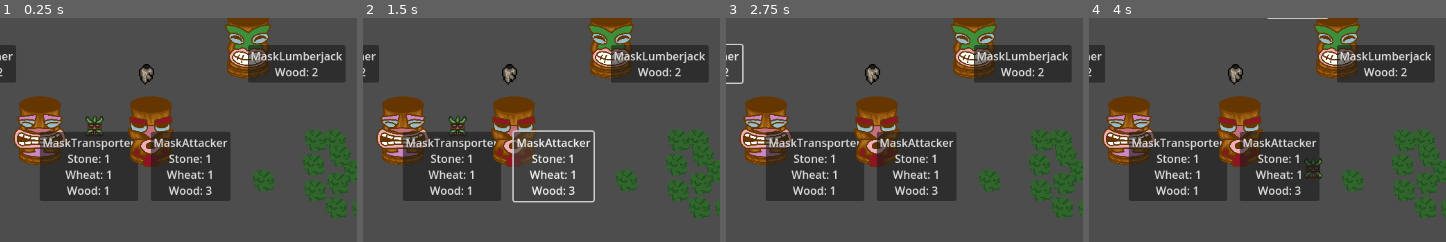
Above: before the commit, frames 1-4 (left to right).
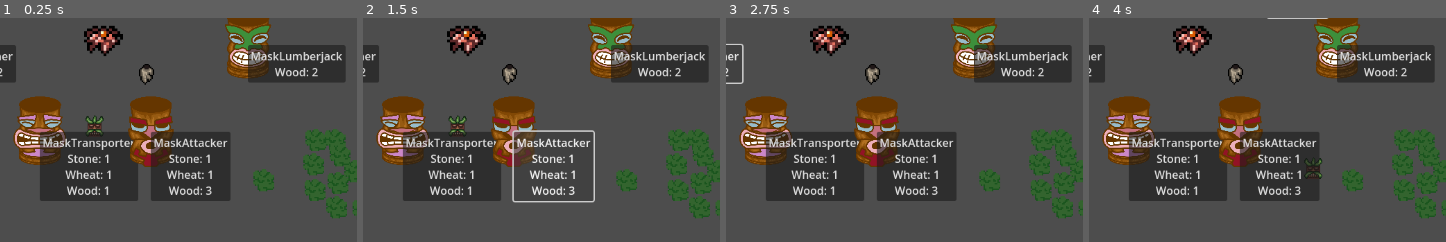
Above: after the commit, the same moments.

Repository: Kayno0o/gwj-86-godot
Game: Godot game, scene res://stages/game/game.tscn
Same seed, same stepped clock (60 frames per second), same inputs: the game is played once before the commit and once after it.
Inputs:
- Up to frame 1 (0.25 s): no input
- Up to frame 2 (1.5 s): click "MaskTransporter Stone: 1 Whea…" at 0.5 s; click "MaskAttacker Stone: 1 Wheat: …" at 1.25 s
- Up to frame 3 (2.75 s): click "MaskFarmer Wheat: 2" at 2 s
- Up to frame 4 (4 s): click "MaskLumberjack Wood: 2" at 2.75 s; click "MaskTank Stone: 3 Wheat: 1 Wo…" at 3.5 s
The pictures show only the part of the screen within x 42-92%, y 50-100%; the shares and areas given below are measured in that part.

The runs differ from the first frame. In frame 1, 1.0% of the frame differs, in the area x 23-35%, y 3-17%; in frame 2, 1.0%; in frame 3, 1.0%; in frame 4, 1.0%.

Commit message:
feat: fire wip

Diff:
--- /dev/null
+++ b/props/fire/fire.gd
@@ -0,0 +1,4 @@
+class_name Fire extends Node2D
+
+func _ready() -> void:
+	InventoryManager.fire = self
--- /dev/null
+++ b/props/fire/fire.tscn
@@ -0,0 +1,12 @@
+[gd_scene load_steps=3 format=3 uid="uid://kchp3v55avod"]
+
+[ext_resource type="Script" uid="uid://cqhyds4fvv6u1" path="res://props/fire/fire.gd" id="1_k8na8"]
+[ext_resource type="Texture2D" uid="uid://dow08o5o8bdkl" path="res://props/fire/Crafting_115.png" id="2_r5bdi"]
+
+[node name="Fire" type="Node2D"]
+script = ExtResource("1_k8na8")
+metadata/_custom_type_script = "uid://cqhyds4fvv6u1"
+
+[node name="Sprite" type="Sprite2D" parent="."]
+scale = Vector2(4, 4)
+texture = ExtResource("2_r5bdi")
--- a/scripts/State.gd
+++ b/scripts/State.gd
@@ -7,6 +7,7 @@
 	Attack = 3,
 	DepositItem = 4,
 	Sacrifice = 5,
+	Transfer = 5,
 }
 
 var parent: Entity
--- a/scripts/global/InventoryManager.gd
+++ b/scripts/global/InventoryManager.gd
@@ -7,6 +7,7 @@
 # ( emmener les ressources requise a l'achat )
 
 var totem: Totem
+var fire: Fire
 
 # items waiting to be transported
 var pending_items: Dictionary[String, int] = {}
--- a/scripts/states/IdleState.gd
+++ b/scripts/states/IdleState.gd
@@ -33,7 +33,8 @@
 	wandering_timer.stop()
 
 func process(_delta):
-	# TODO check if inventory has items to be moved
+	if parent.type == Enum.EntityType.MaskTransporter and InventoryManager.has_pending_items():
+		return State.Type.Transfer
 
 	# target found, move to it
 	if parent.current_target and is_instance_valid(parent.current_target):
--- /dev/null
+++ b/scripts/states/TransferState.gd
@@ -0,0 +1,18 @@
+class_name TransferState extends State
+
+func init(p_parent: Entity) -> void:
+	type = State.Type.Transfer
+	super.init(p_parent)
+
+func enter() -> void:
+	var target: Totem = TargetManager.get_nearest_available_target(parent.global_position, [Enum.TargetType.Totem], parent)
+
+	if not target:
+		parent.current_target = null
+		return
+
+	pass
+
+func process(_delta: float):
+	if not parent.current_target or not is_instance_valid(parent.current_target):
+		return State.Type.Idle
--- a/stages/game/game.tscn
+++ b/stages/game/game.tscn
@@ -13,6 +13,7 @@
 [ext_resource type="PackedScene" uid="uid://cwy0xgki0ltex" path="res://stages/gamemaster/gamemaster.tscn" id="11_51ysb"]
 [ext_resource type="Script" uid="uid://b6lpseqjnwf7c" path="res://stages/game/test_inventory.gd" id="12_3saht"]
 [ext_resource type="PackedScene" uid="uid://bawyj38vr3rwc" path="res://entities/villains/strong/strong.tscn" id="13_5ve2p"]
+[ext_resource type="PackedScene" uid="uid://kchp3v55avod" path="res://props/fire/fire.tscn" id="14_js6n3"]
 
 [node name="Node2D" type="Node2D"]
 script = ExtResource("1_7h61r")
@@ -207,3 +208,6 @@
 
 [node name="Villain8" parent="." instance=ExtResource("13_5ve2p")]
 position = Vector2(606, 1117)
+
+[node name="Fire" parent="." instance=ExtResource("14_js6n3")]
+position = Vector2(579, 357)
Binary file added: props/fire/Crafting_115.png
Not shown, added: props/fire/Crafting_115.png.import
Not shown, added: props/fire/fire.gd.uid
Not shown, added: scripts/states/TransferState.gd.uid
Not shown: 1 places in stages/game/game.tscn that only renumber resources
